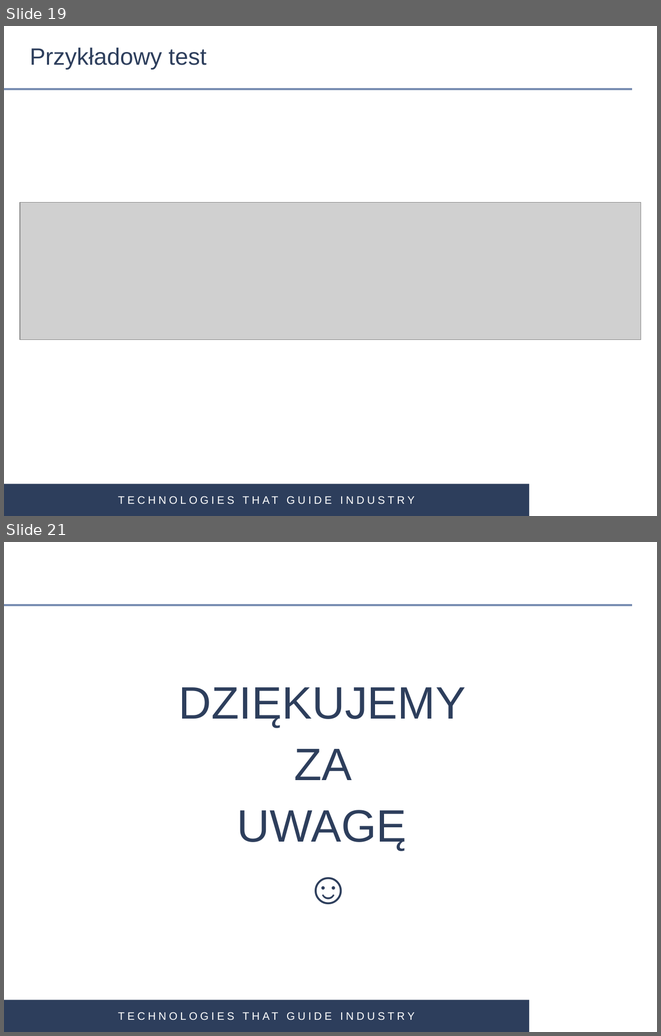
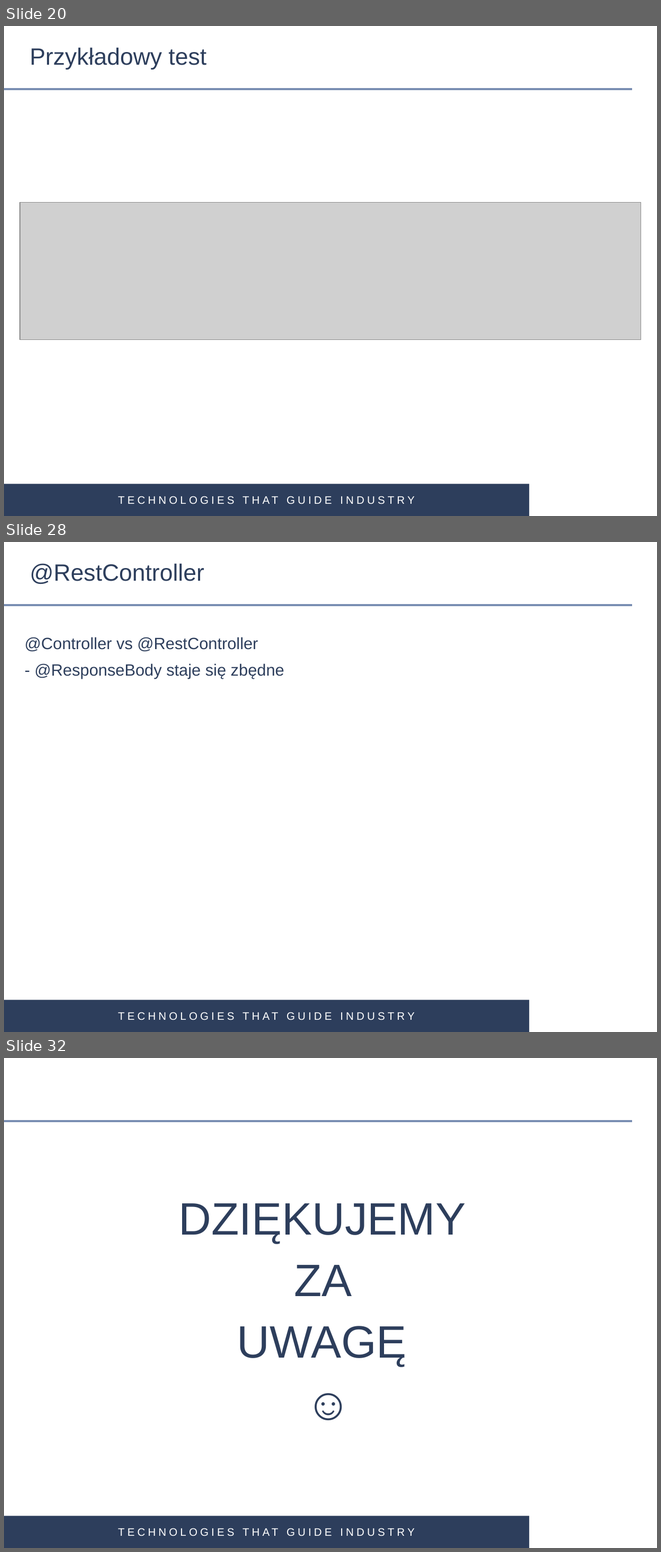
Before and after one commit to gardian91/SPRING_MVC-PSK, a slide deck: Spring MVC.pptx. Shown one above the other, each under a label of ours: slides 19 and 21 before the commit, slides 20, 28 and 32 after it; the slides between them are not shown. The pictures are 661x1036 and 661x1552 pixels, drawn with LibreOffice and Linux fonts; fonts in the diff are those of the drawing; grey boxes stand for pictures; background and template pictures are left out. Boxes give left, top, right and bottom in pixels: in the first picture for what was removed or moved away, otherwise in the second. Text is boxed around its words. In the diff, an @@ line names an element or a change of style, - is before the commit and + after.

```diff
--- a/Spring MVC.pptx
+++ b/Spring MVC.pptx
@@ slide 28 added at <box>4,542,657,1032</box>, background #FFFFFF; not listed: 3 template elements that a slide beside it also shows @@
@@ title added at <box>30,563,204,584</box>, 26 pt, text #2D3E5C @@
+@RestController
@@ text added at <box>25,637,284,679</box>, 18 pt, text #2D3E5C @@
+@Controller vs @RestController
+- @ResponseBody staje się zbędne
@@ what was slide 19 is now slide 20 @@
@@ what was slide 21 is now slide 32 @@
```
Also in this commit, not shown: 5 slides changed, 11 other slides added, 1 slide removed, 12 other files.
